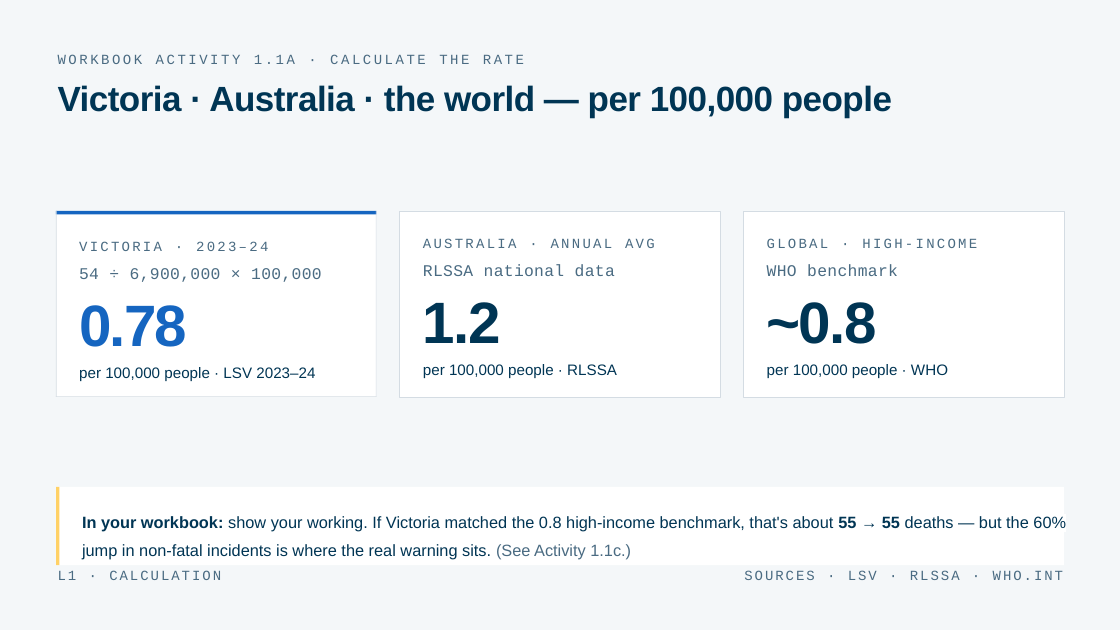
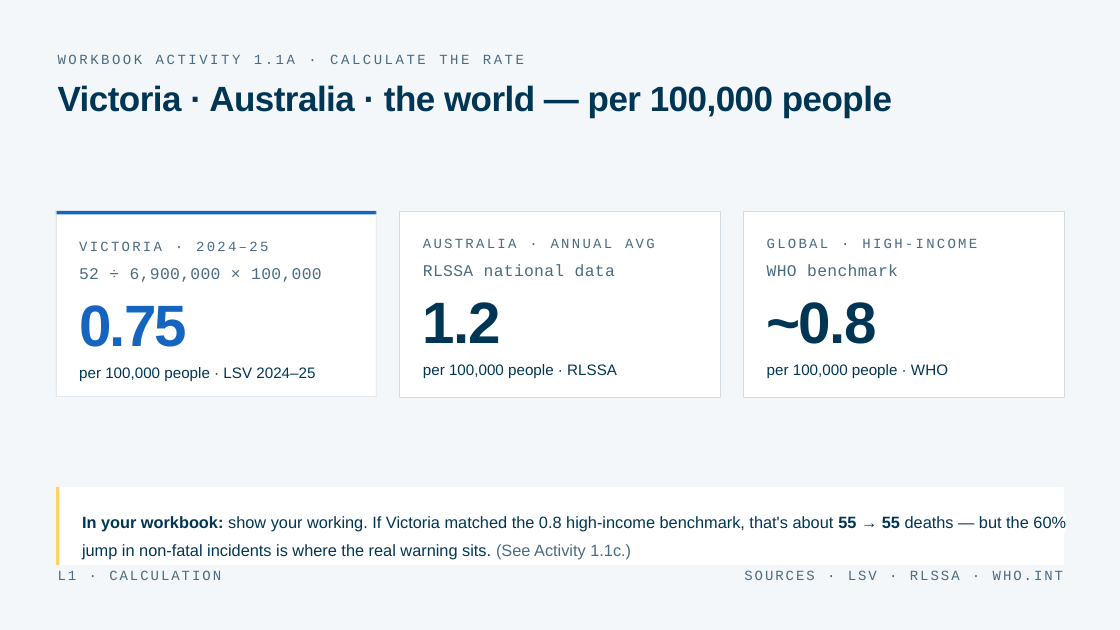
Before and after one commit to Emilie-Harrison/swim-water-safety, a slide deck: slide 8 of Swim-Water-Safety_Years_9-10.pptx. Drawn at 1120x630 pixels with LibreOffice and Linux fonts; fonts in the diff are those of the drawing. Boxes give left, top, right and bottom in pixels: in the first picture for what was removed or moved away, otherwise in the second. Text is boxed around its words. In the diff, an @@ line names an element or a change of style, - is before the commit and + after.

```diff
--- a/Swim-Water-Safety_Years_9-10.pptx
+++ b/Swim-Water-Safety_Years_9-10.pptx
@@ text at bbox=[79, 268, 322, 282]: text changed @@
-54 ÷ 6,900,000 × 100,000
+52 ÷ 6,900,000 × 100,000
@@ text at bbox=[79, 241, 268, 251]: text changed @@
-VICTORIA · 2023–24
+VICTORIA · 2024–25
@@ text at bbox=[79, 305, 187, 347]: text changed @@
-0.78
+0.75
@@ text at bbox=[79, 367, 315, 381]: text changed @@
-per 100,000 people · LSV 2023–24
+per 100,000 people · LSV 2024–25
```
Also in this commit, not shown: 10 other slides changed, 1 slide added, 29 other files.
